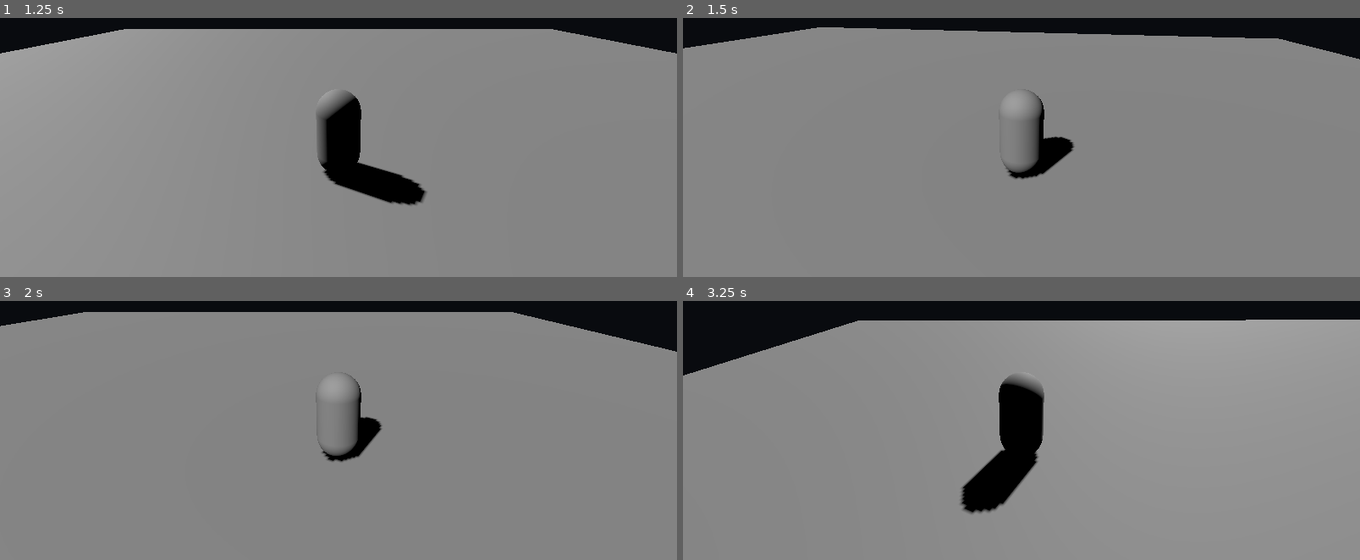
Above: before the commit, frames 1-4 (two rows, left to right).
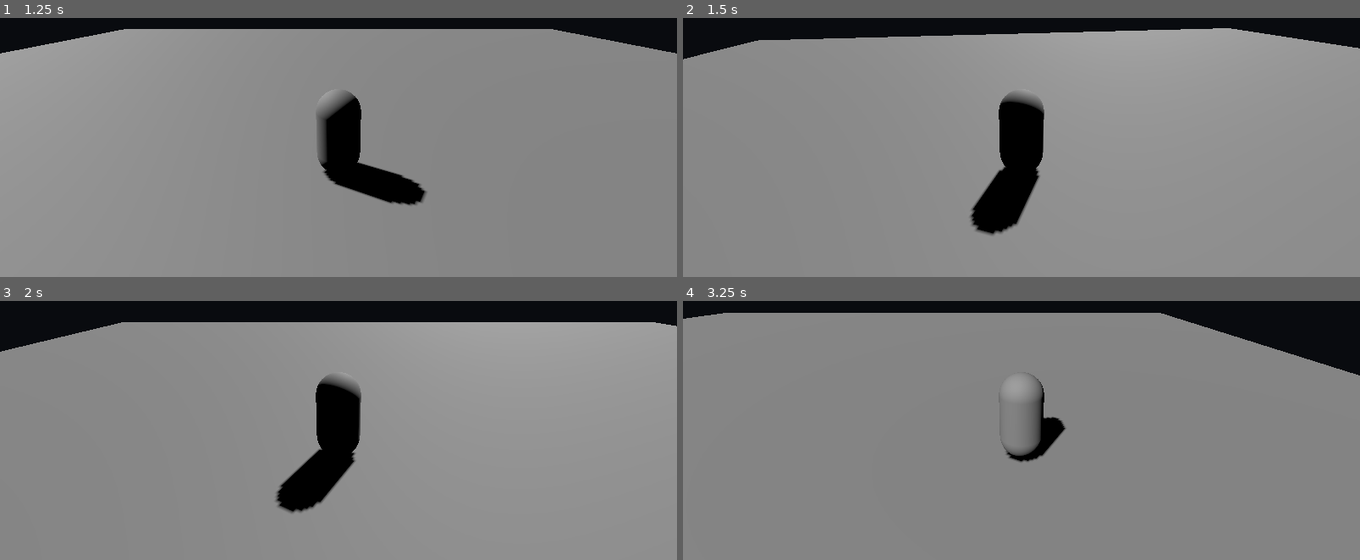
Above: after the commit, the same moments.

Repository: rilldudexs-glitch/Aetherion-wrath-of-fallen-angel
Game: Godot game, scene res://scenes/main.tscn
The game is run twice, just before and just after one commit, with the same random seed, the same clock (stepped at 60 frames per second) and the same inputs.
Inputs:
- Up to frame 1 (1.25 s): tap Enter at 0.5 s; hold D (move_right) from 0.53 s (still down)
- Up to frame 2 (1.5 s): release D (move_right) at 1.28 s; hold S (move_back) from 1.28 s (still down)
- Up to frame 3 (2 s): keep holding S (move_back)
- Up to frame 4 (3.25 s): release S (move_back) at 2.03 s; hold D (move_right) 2.03-2.78 s; hold W (move_forward) from 2.78 s (still down)

Frame 1 is identical in both runs. In frame 2, 8.5% of the frame differs, in the area x 0-100%, y 3-84%; in frame 3, 11%; in frame 4, 14%, in the area x 0-100%, y 4-83%.

Commit message:
Correct player facing direction

Diff:
--- a/scripts/player/player_controller.gd
+++ b/scripts/player/player_controller.gd
@@ -29,7 +29,7 @@
 		velocity.y = 0.0
 
 	if move_direction.length_squared() > 0.001:
-		var target_angle := atan2(move_direction.x, move_direction.z)
+		var target_angle := atan2(move_direction.x, -move_direction.z)
 		rotation.y = lerp_angle(rotation.y, target_angle, turn_speed * delta)
 
 	move_and_slide()
